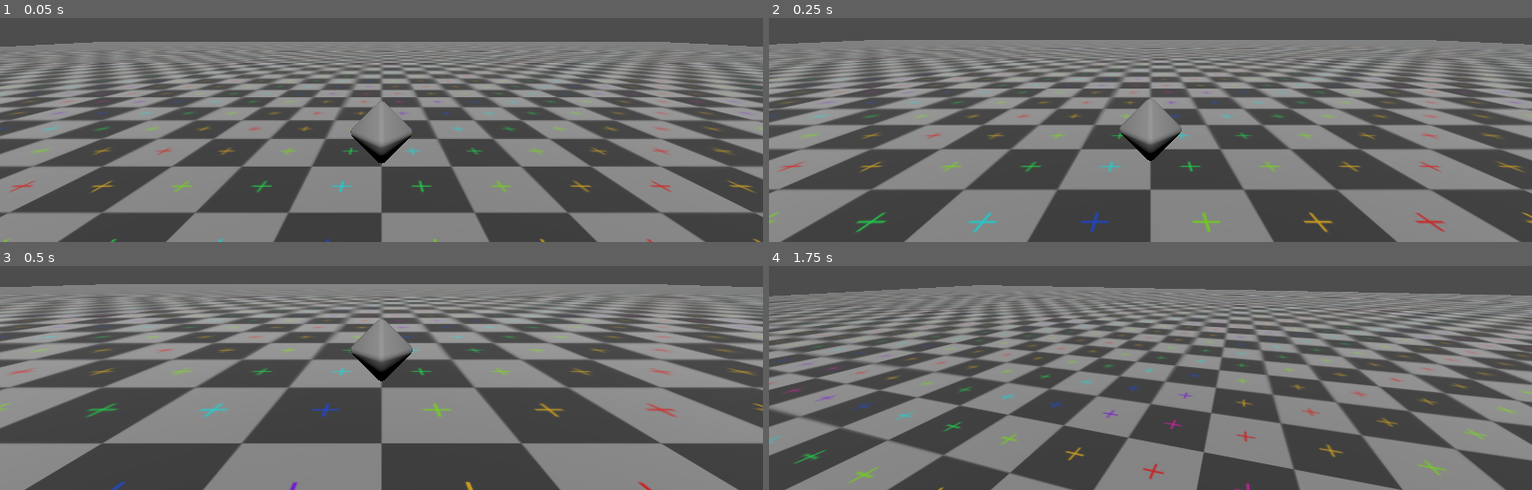
Above: before the commit, frames 1-4 (two rows, left to right).
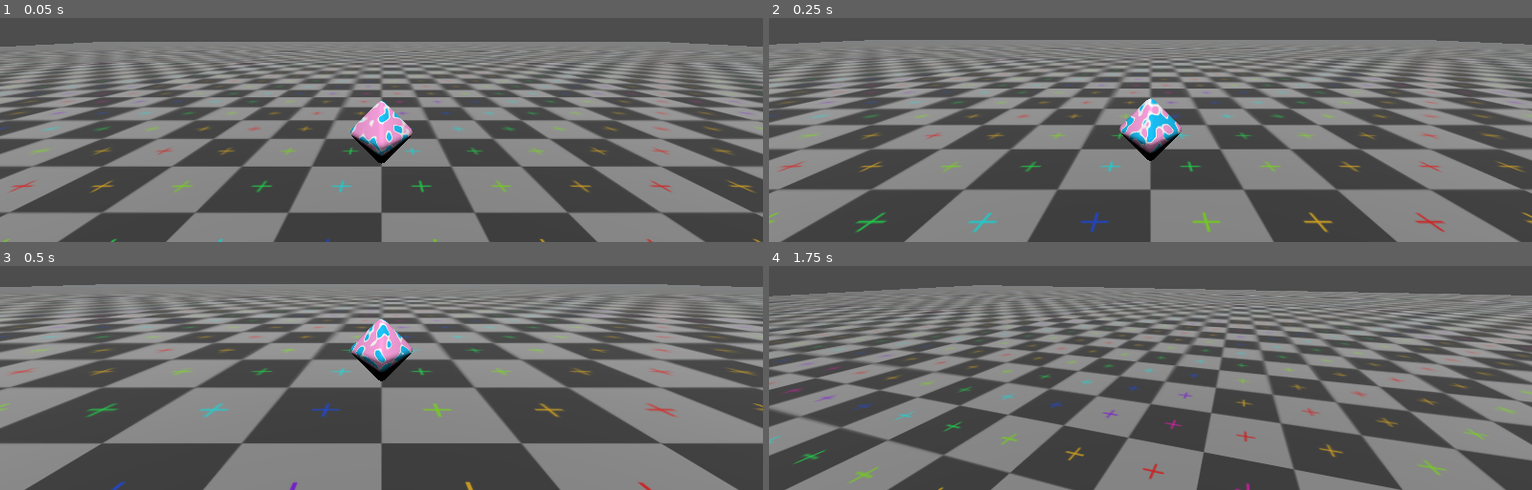
Above: after the commit, the same moments.

Repository: dairycultist/New-Hand-in-Mootown
Game: Godot game, scene res://world.tscn
The game is run twice, just before and just after one commit, with the same random seed, the same clock (stepped at 60 frames per second) and the same inputs.
Inputs (mouse positions are in pixels of both pictures, inside the frame that each line leads up to):
- Up to frame 1 (0.05 s): no input
- Up to frame 2 (0.25 s): no input
- Up to frame 3 (0.5 s): no input
- Up to frame 4 (1.75 s): tap Enter (ui_accept) at 0.5, 0.77, 1.52 s; move the mouse to (1188, 274) at 0.52 s; hold Up (ui_up) from 0.53 s (still down); move the mouse to (1112, 277) at 1.27 s

The runs differ from the first frame. In frame 1, 1.1% of the frame differs, in the area x 45-55%, y 37-62%; in frame 2, 1.1%, in the area x 45-55%, y 35-60%; in frame 3, 1.1%; in frame 4, nothing differs.

Commit message:
Add pretty chip shader

Diff:
--- /dev/null
+++ b/chip.gdshader
@@ -0,0 +1,30 @@
+shader_type spatial;
+
+uniform vec3 color1 : source_color;
+uniform vec3 color2 : source_color;
+uniform sampler3D noise;
+
+void vertex() {
+
+}
+
+void fragment() {
+
+	// sample texture (VERTEX is in view space, must go to world space)
+	float sample = texture(noise, (INV_VIEW_MATRIX * vec4(VERTEX, 1.0)).xyz).x;
+
+	vec3 interp_color = mix(color1, color2, step(0.5, sample));
+
+	interp_color = mix(interp_color, vec3(1,1,1), clamp(1.0 - 1000.0 * pow(sample - 0.5, 2), 0.0, 1.0));
+
+	ALBEDO = interp_color;
+
+	//METALLIC = 1.0;
+	//SPECULAR = 1.0;
+	//ROUGHNESS = 0.8;
+}
+
+//void light() {
+//	// Called for every pixel for every light affecting the material.
+//	// Uncomment to replace the default light processing function with this one.
+//}
--- /dev/null
+++ b/chip.tres
@@ -0,0 +1,22 @@
+[gd_resource type="ShaderMaterial" load_steps=4 format=3 uid="uid://bs0d3sffpiff"]
+
+[ext_resource type="Shader" uid="uid://dreb3dxpxd1dg" path="res://chip.gdshader" id="1_gbkwn"]
+
+[sub_resource type="FastNoiseLite" id="FastNoiseLite_gbkwn"]
+noise_type = 3
+frequency = 0.04
+fractal_octaves = 2
+fractal_lacunarity = 2.8
+fractal_gain = 3.0
+
+[sub_resource type="NoiseTexture3D" id="NoiseTexture3D_2ugd3"]
+seamless = true
+seamless_blend_skirt = 1.0
+noise = SubResource("FastNoiseLite_gbkwn")
+
+[resource]
+render_priority = 0
+shader = ExtResource("1_gbkwn")
+shader_parameter/color1 = Color(5.19812e-06, 0.770162, 0.989166, 1)
+shader_parameter/color2 = Color(1, 0.63816, 0.885441, 1)
+shader_parameter/noise = SubResource("NoiseTexture3D_2ugd3")
--- a/world.tscn
+++ b/world.tscn
@@ -1,7 +1,8 @@
-[gd_scene load_steps=10 format=3 uid="uid://ids5d4hu0cvp"]
+[gd_scene load_steps=11 format=3 uid="uid://ids5d4hu0cvp"]
 
 [ext_resource type="Texture2D" uid="uid://chkwi5hbuu0qa" path="res://grid.webp" id="1_f3sb7"]
 [ext_resource type="Script" uid="uid://cho1b2afucinu" path="res://player_controller.gd" id="1_fj7yv"]
+[ext_resource type="Material" uid="uid://bs0d3sffpiff" path="res://chip.tres" id="3_aqk2v"]
 [ext_resource type="ArrayMesh" uid="uid://d3md5tow6swx8" path="res://chip.obj" id="3_tlwt5"]
 
 [sub_resource type="CapsuleShape3D" id="CapsuleShape3D_gv5m4"]
@@ -53,6 +54,7 @@
 transform = Transform3D(1, 0, 0, 0, 1, 0, 0, 0, 1, 0, 1, -4)
 
 [node name="MeshInstance3D" type="MeshInstance3D" parent="Chip"]
+material_override = ExtResource("3_aqk2v")
 mesh = ExtResource("3_tlwt5")
 
 [node name="CollisionShape3D" type="CollisionShape3D" parent="Chip"]
Not shown, added: chip.gdshader.uid
